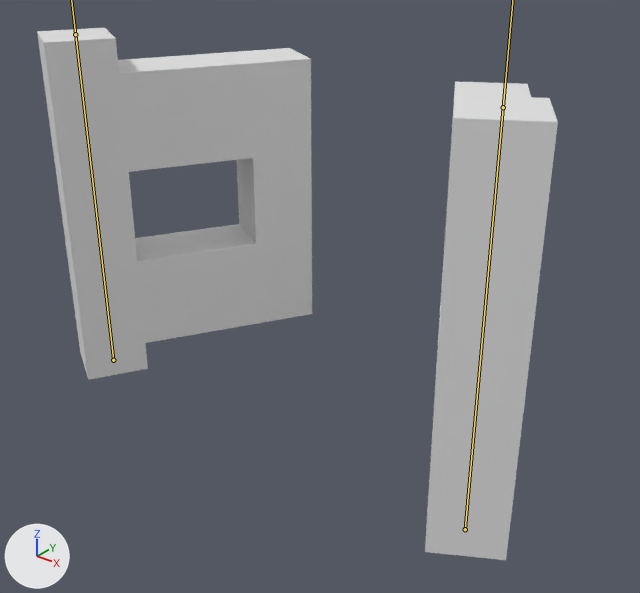
One commit to the FBX model common/src/main/resources/assets/extra_details/assimp/animations/block/fence_gate/fence_gate_open.fbx: the scene before it, then after it.
Camera for both pictures: a 50 mm camera at (0.96, -1.029, 1.278) aimed at (0.027, 0.137, 0.555). The lights are fixed; the arrows at lower left show +X, +Y and +Z. Both versions are drawn at frame 18 of the action 'Armature|ArmatureAction'; the numbers are the values there. The bones that bend it are drawn over the model as lines.

The first picture shows 'fence_gate'.
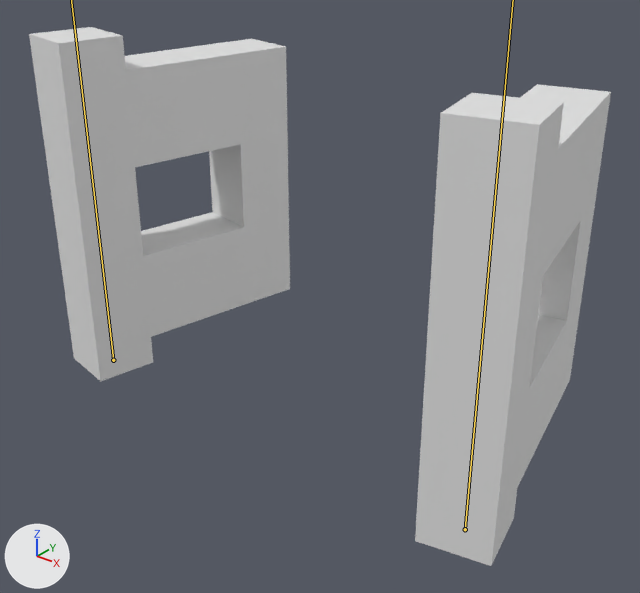
Boxes (x1, y1, x2, y2) around the edits, measured in the pictures (640 x 593 px):
'fence_gate', posed (12% wider)
    before: (37, 28, 558, 560)
    after: (29, 27, 611, 566)

The edits, one by one:
Bone 'right.door' (bone_right_door) turns from (0, -60, 0) to (0, -78, 0) degrees about its own x, y and z.
Bone 'left.door' (bone_left_door) turns from (0, 60, 0) to (0, 78, 0) degrees about its own x, y and z.
